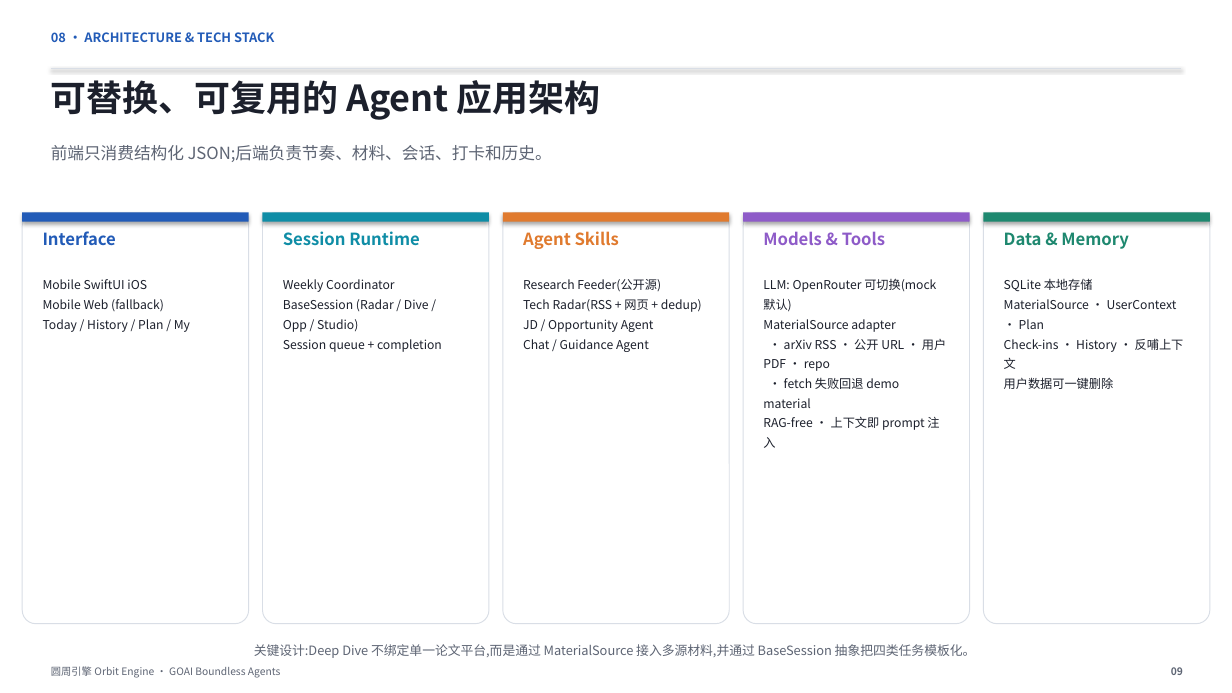
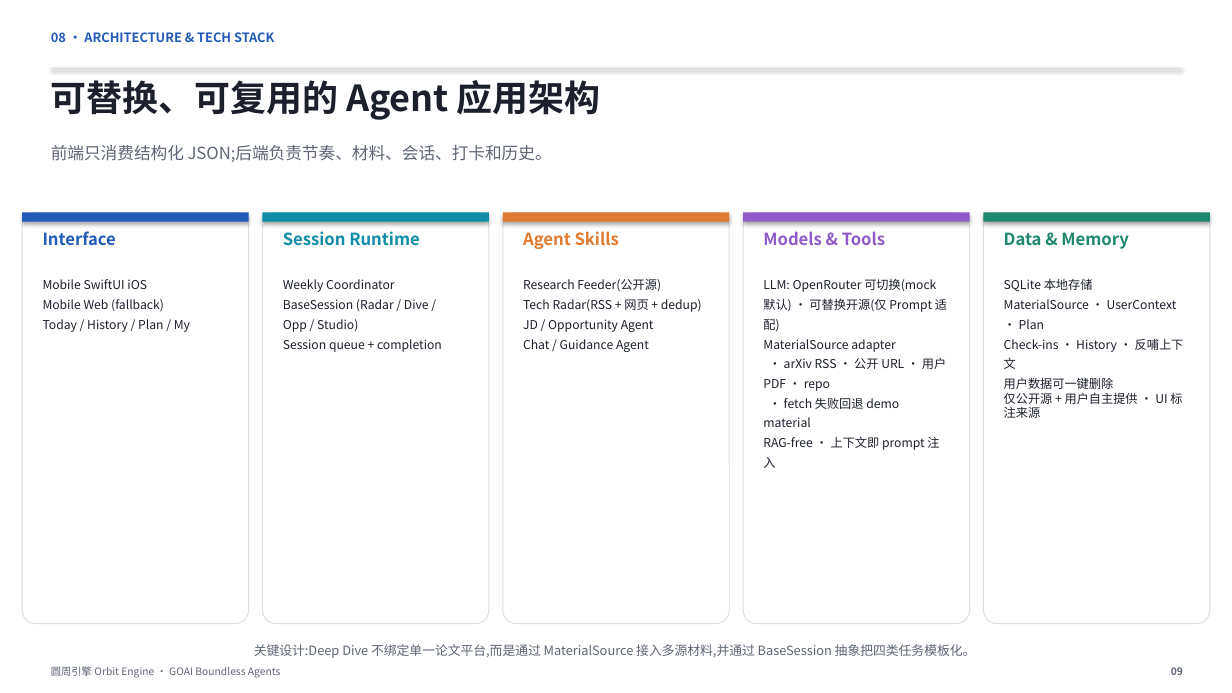
Before and after one commit to understand-hani/Orbit-Engine, a slide deck: slide 9 of ppt/orbit_engine_value_proposal_v2.pptx. Drawn at 1232x693 pixels with LibreOffice and Linux fonts; fonts in the diff are those of the drawing. Boxes give left, top, right and bottom in pixels: in the first picture for what was removed or moved away, otherwise in the second. Text is boxed around its words. In the diff, an @@ line names an element or a change of style, - is before the commit and + after.

```diff
--- a/ppt/orbit_engine_value_proposal_v2.pptx
+++ b/ppt/orbit_engine_value_proposal_v2.pptx
@@ text at bbox=[763, 279, 947, 332]: text changed @@
-LLM: OpenRouter 可切换(mock 默认)
+LLM: OpenRouter 可切换(mock 默认) · 可替换开源(仅 Prompt 适配)
@@ text at bbox=[1004, 393, 1182, 418]: paragraph added @@
+仅公开源 + 用户自主提供 · UI 标注来源
```
